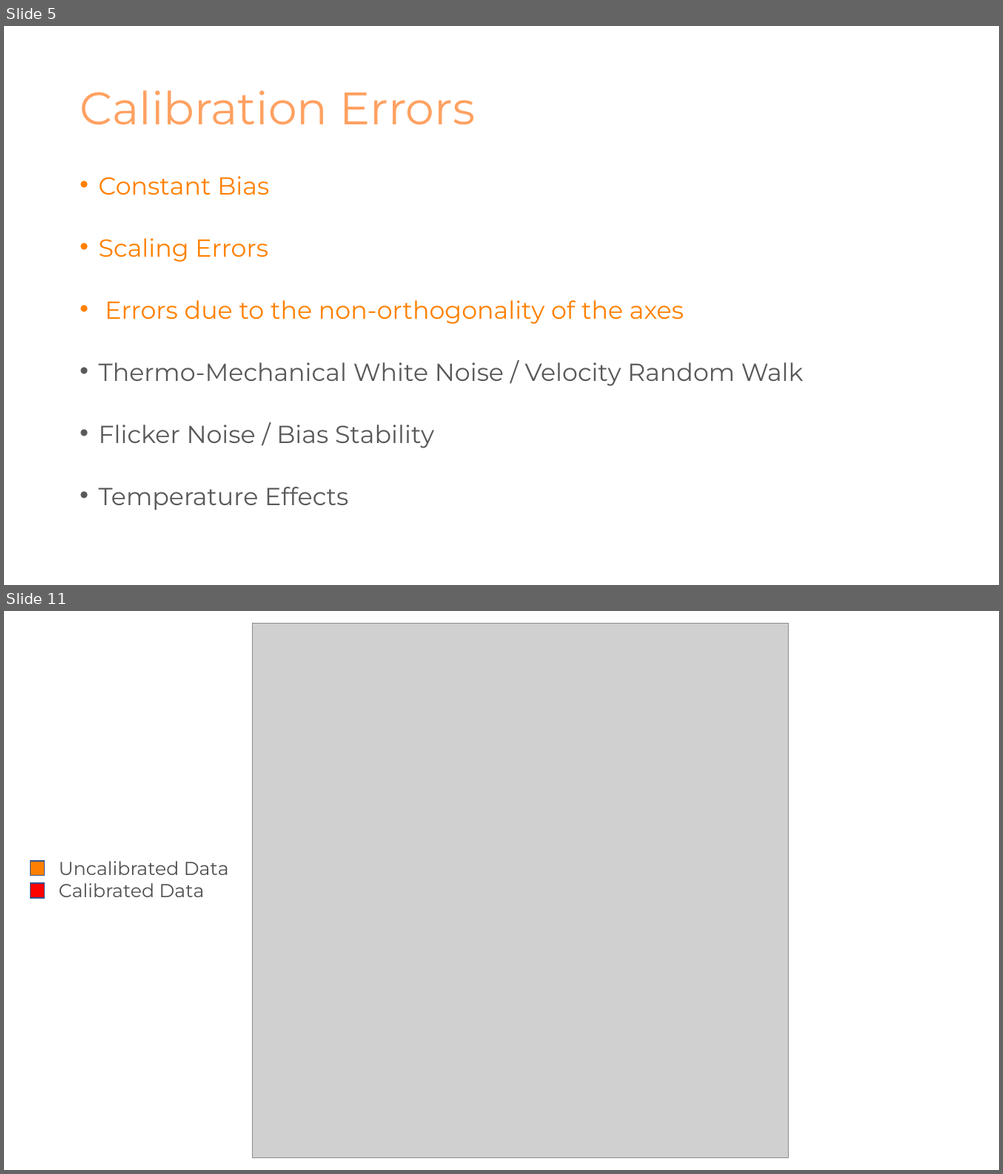
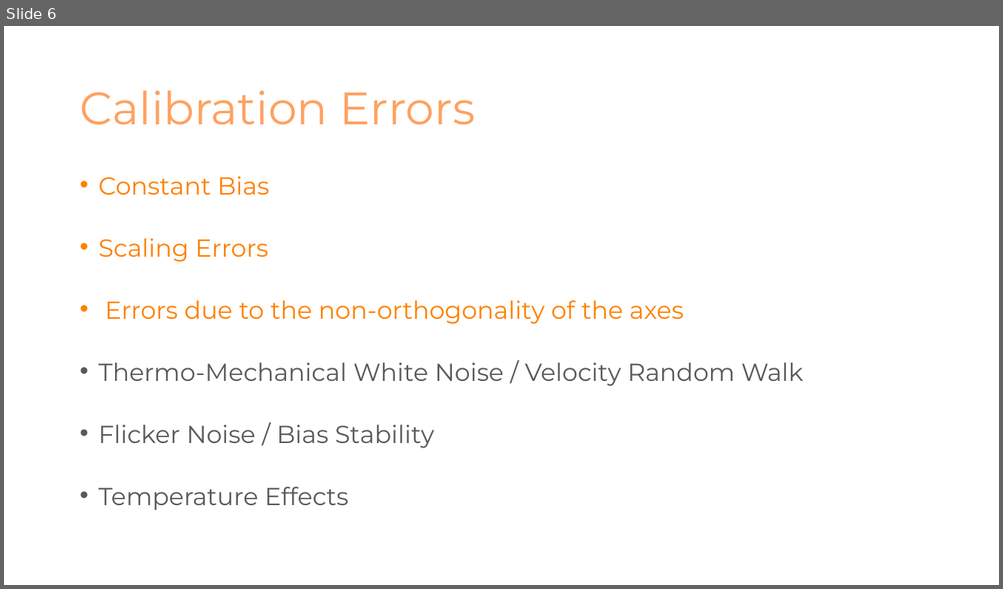
Before and after one commit to NikolaTotev/AMMRP-Course-Project, a slide deck: Presentation Materials/Калибриране на MEMS Акселерометри.pptx. Shown one above the other, each under a label of ours: slides 5 and 11 before the commit, slide 6 after it; the slides between them are not shown. The pictures are 1003x1174 and 1003x589 pixels, drawn with LibreOffice and Linux fonts; fonts in the diff are those of the drawing; grey boxes stand for pictures. Boxes give left, top, right and bottom in pixels: in the first picture for what was removed or moved away, otherwise in the second. Text is boxed around its words. In the diff, an @@ line names an element or a change of style, - is before the commit and + after.

```diff
--- a/Presentation Materials/Калибриране на MEMS Акселерометри.pptx
+++ b/Presentation Materials/Калибриране на MEMS Акселерометри.pptx
@@ slide 11 removed at [4, 611, 999, 1170], background #FFFFFF @@
@@ picture removed at [253, 624, 788, 1158] @@
@@ rectangle removed at [30, 861, 44, 876] @@
@@ text removed at [59, 861, 229, 875] @@
-Uncalibrated Data
@@ rectangle removed at [30, 883, 44, 898] @@
@@ text removed at [59, 883, 205, 897] @@
-Calibrated Data
@@ what was slide 5 is now slide 6 @@
```
Also in this commit, not shown: 5 slides changed, 5 slides added, 3 other slides removed, 5 other files.
